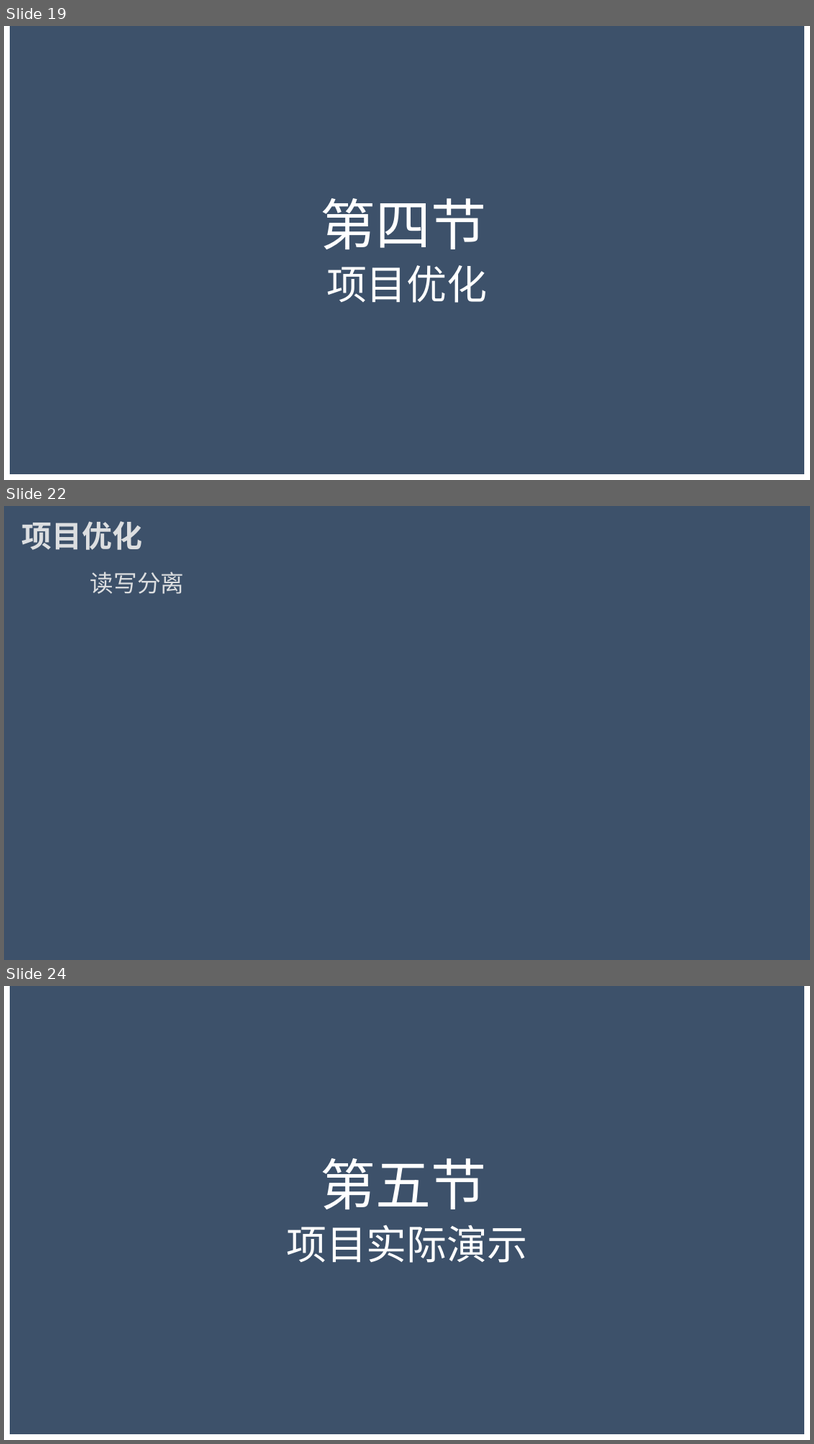
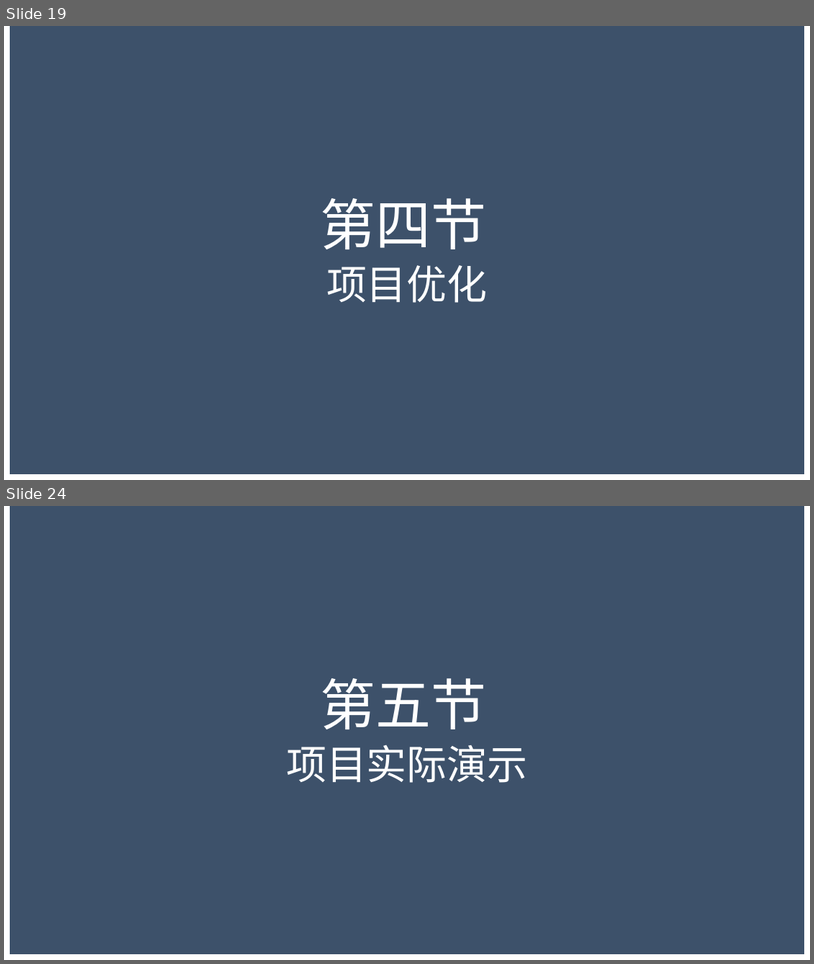
Before and after one commit to Wangzt670/swt, a slide deck: 项目待交付工件/D结项阶段/2.项目答辩.pptx. Shown one above the other, each under a label of ours: slides 19, 22 and 24 before the commit, slides 19 and 24 after it; the slides between them are not shown. The pictures are 814x1444 and 814x964 pixels, drawn with LibreOffice and Linux fonts; fonts in the diff are those of the drawing; background and template pictures are left out; a plain dark background stands for a picture behind light text. Boxes give left, top, right and bottom in pixels: in the first picture for what was removed or moved away, otherwise in the second. Text is boxed around its words. In the diff, an @@ line names an element or a change of style, - is before the commit and + after.

```diff
--- a/项目待交付工件/D结项阶段/2.项目答辩.pptx
+++ b/项目待交付工件/D结项阶段/2.项目答辩.pptx
@@ slide 22 removed at <box>4,506,810,960</box>, background #FFFFFF; not listed: 1 template element that a slide beside it also shows @@
@@ text removed at <box>21,521,142,550</box> @@
-项目优化
@@ text removed at <box>90,572,185,594</box> @@
-读写分离
```
Also in this commit, not shown: 2 slides changed, 2 slides added, 27 other slides removed.
